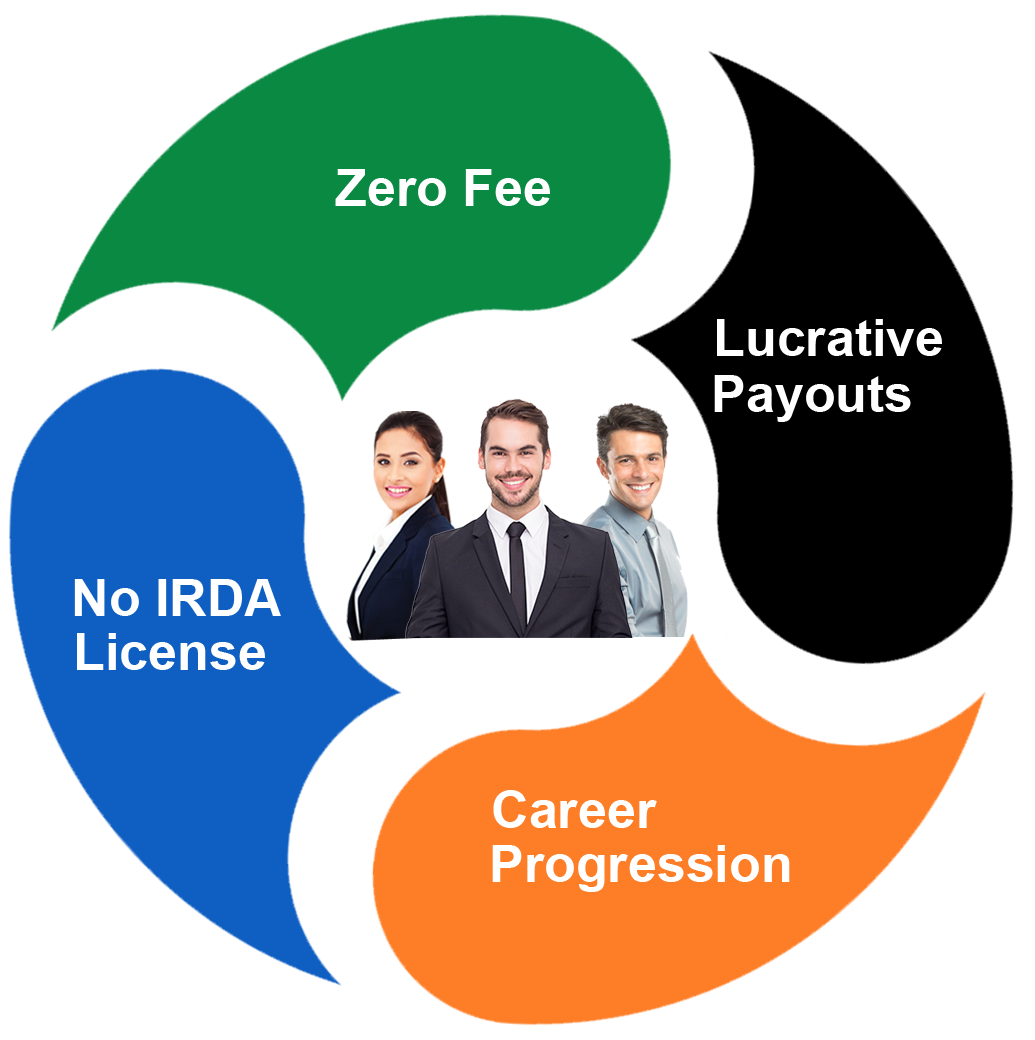
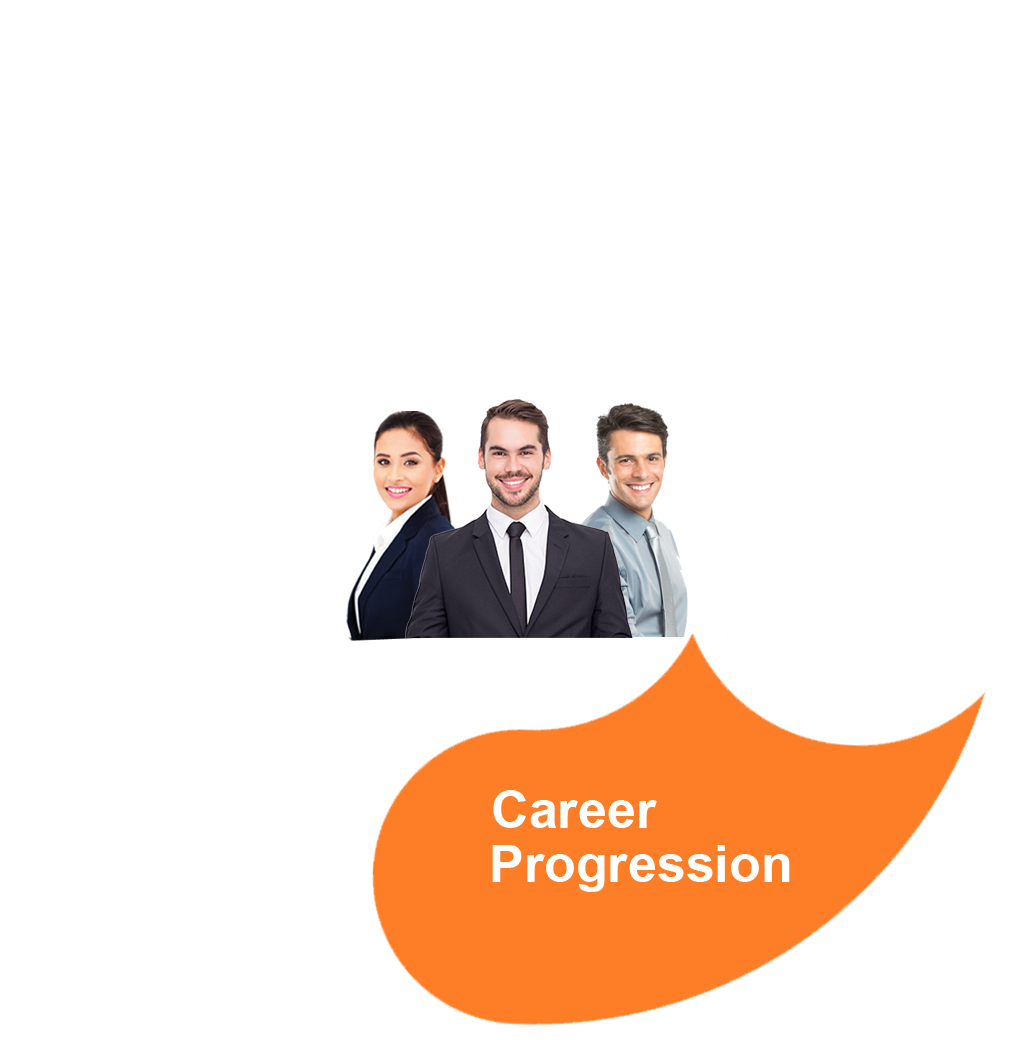
Layered file, before and after one edit (w=1035, h=1040). Changes by layer:
hid "Payouts" over [714, 375, 911, 422]
hid "Lucrative" over [724, 319, 942, 356]
hid "License" over [84, 633, 265, 670]
hid "No IRDA" over [74, 579, 281, 616]
hid "Zero Fee" over [335, 169, 550, 206]
hid "Layer 1" over [51, 14, 672, 402]
hid "Layer 2" over [630, 50, 1014, 665]
hid "Layer 7" over [8, 368, 402, 987]
